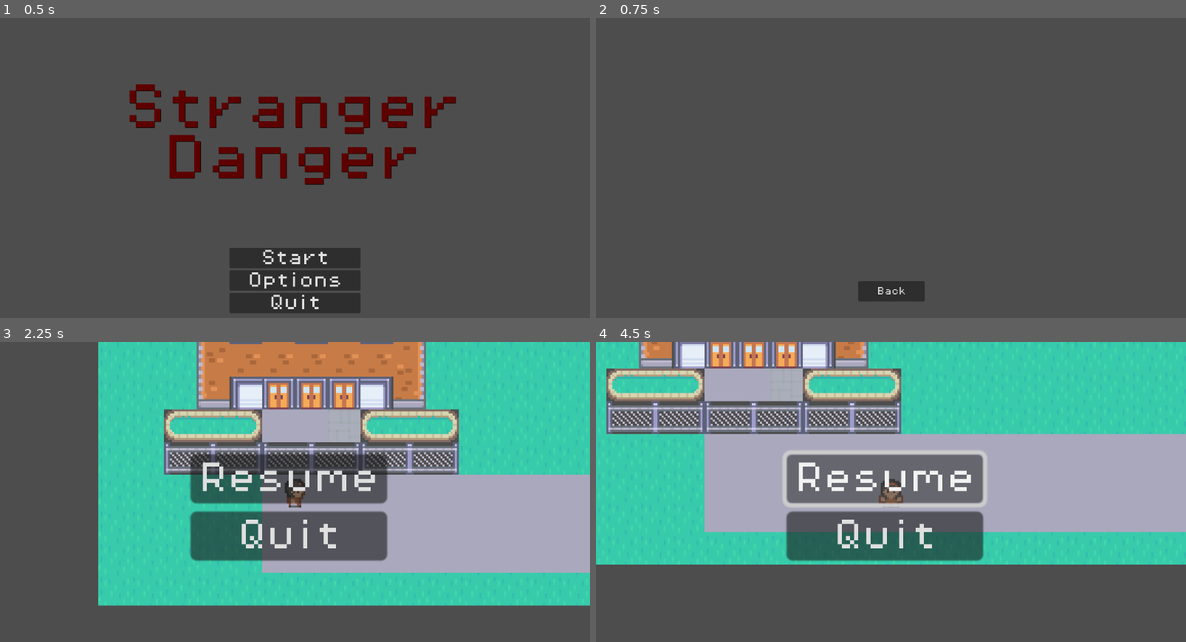
Above: before the commit, frames 1-4 (two rows, left to right).
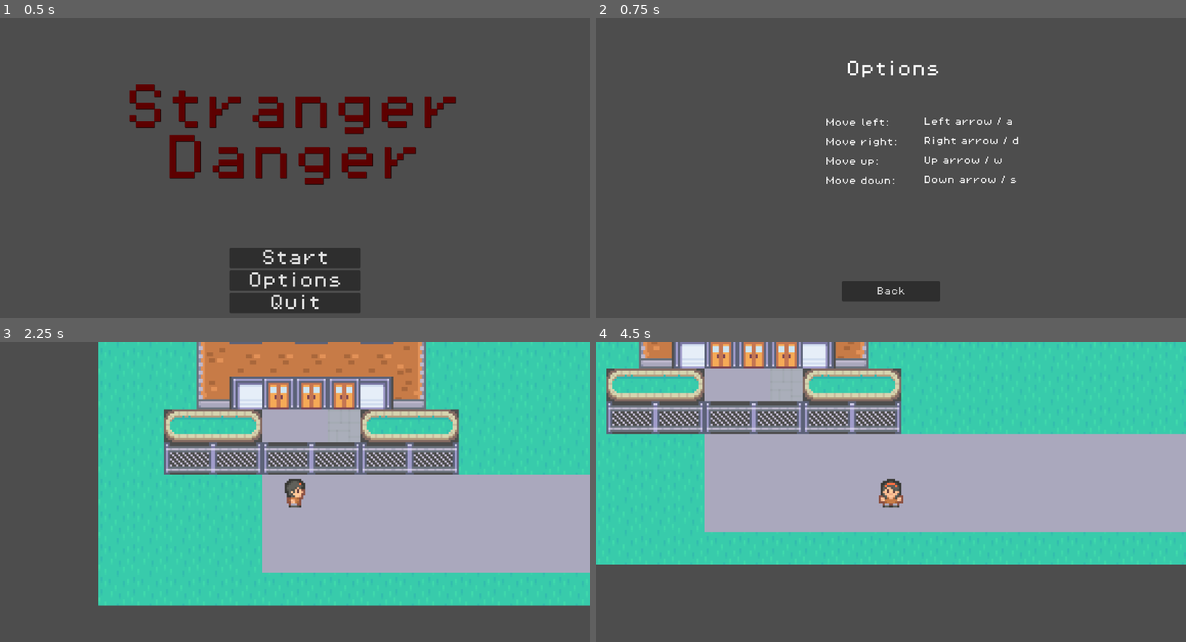
Above: after the commit, the same moments.

Repository: sapatel8/CitySafetyGame
Game: Godot game, scene res://scenes/control.tscn
The game is run twice, just before and just after one commit, with the same random seed, the same clock (stepped at 60 frames per second) and the same inputs.
Inputs (mouse positions are in pixels of both pictures, inside the frame that each line leads up to):
- Up to frame 1 (0.5 s): no input
- Up to frame 2 (0.75 s): click "Options" at 0.5 s
- Up to frame 3 (2.25 s): click "Back" at 1.25 s; click "Start" at 2 s
- Up to frame 4 (4.5 s): click (885, 480) at 2.75 s, where only the run before the commit has a clickable "Resume"; tap Enter at 3.5 s; hold D (walking_right) 3.53-4.28 s; hold S (walking_down) from 4.28 s (still down)

Frame 1 is identical in both runs. In frame 2, 1.4% of the frame differs, in the area x 39-72%, y 14-95%; in frame 3, 11%; in frame 4, 12%, in the area x 31-67%, y 36-73%.
Error before the commit: Invalid call. Nonexistent function 'pauseMenu' in base 'Node2D'. (res://scripts/pause_menu.gd:6)

Commit message:
Finished implementing pause menu

Diff:
--- a/city-safety-game/scenes/level1.tscn
+++ b/city-safety-game/scenes/level1.tscn
@@ -1208,7 +1208,7 @@
 [node name="Player" parent="." instance=ExtResource("3_dwgg1")]
 z_index = 5
 
-[node name="Camera2D" type="Camera2D" parent="Player"]
+[node name="Camera2D2" type="Camera2D" parent="Player"]
 zoom = Vector2(4, 4)
 
 [node name="Node" type="Node" parent="."]
--- a/city-safety-game/scenes/main.tscn
+++ b/city-safety-game/scenes/main.tscn
@@ -1,8 +1,9 @@
-[gd_scene load_steps=8 format=4 uid="uid://ni0o2s5hit8r"]
+[gd_scene load_steps=9 format=4 uid="uid://ni0o2s5hit8r"]
 
+[ext_resource type="Script" uid="uid://j1qu1etjqpuo" path="res://scripts/game_manager.gd" id="1_kry3j"]
 [ext_resource type="Texture2D" uid="uid://dfwbi1t108lr5" path="res://assets/City Layout/Tilemap/tilemap_packed.png" id="1_o5qli"]
 [ext_resource type="PackedScene" uid="uid://dogcyetcb3aeb" path="res://scenes/pause_menu.tscn" id="1_sugp2"]
-[ext_resource type="PackedScene" uid="uid://bkbqpay40pakx" path="res://scenes/player.tscn" id="2_0wfyh"]
+[ext_resource type="PackedScene" uid="uid://dtsn2o4ij2rnf" path="res://Scenes/player.tscn" id="2_0wfyh"]
 
 [sub_resource type="TileSetAtlasSource" id="TileSetAtlasSource_sugp2"]
 texture = ExtResource("1_o5qli")
@@ -1206,22 +1207,20 @@
 
 [node name="Main" type="Node2D"]
 
+[node name="Game Manager" type="Node" parent="."]
+script = ExtResource("1_kry3j")
+
 [node name="Player" parent="." instance=ExtResource("2_0wfyh")]
 z_index = 5
 
-[node name="Camera2D" type="Camera2D" parent="Player"]
+[node name="Camera2D2" type="Camera2D" parent="Player"]
 zoom = Vector2(4, 4)
 
-[node name="PauseMenu" parent="Player/Camera2D" instance=ExtResource("1_sugp2")]
-z_index = 4
-anchors_preset = 8
-anchor_left = 0.5
-anchor_top = 0.5
-anchor_right = 0.5
-anchor_bottom = 0.5
-offset_left = -51.0
+[node name="PauseMenu" parent="Player/Camera2D2" instance=ExtResource("1_sugp2")]
+visible = false
+offset_left = -59.0
 offset_top = -26.0
-offset_right = -51.0
+offset_right = -59.0
 offset_bottom = -26.0
 
 [node name="Node" type="Node" parent="."]
--- a/city-safety-game/scenes/options_screen.tscn
+++ b/city-safety-game/scenes/options_screen.tscn
@@ -20,9 +20,9 @@
 anchor_top = 0.795
 anchor_right = 0.557
 anchor_bottom = 1.0
-offset_left = 0.511963
+offset_left = -31.488
 offset_top = -0.160034
-offset_right = 0.335938
+offset_right = 30.336
 offset_bottom = -93.0
 grow_horizontal = 2
 grow_vertical = 0
@@ -35,4 +35,62 @@
 theme_override_font_sizes/font_size = 16
 text = "Back"
 
+[node name="OptionsTitle" type="Label" parent="."]
+layout_mode = 1
+anchors_preset = 5
+anchor_left = 0.5
+anchor_right = 0.5
+offset_left = -88.0
+offset_top = 84.0
+offset_right = 96.0
+offset_bottom = 116.0
+grow_horizontal = 2
+theme_override_fonts/font = ExtResource("1_ffprp")
+theme_override_font_sizes/font_size = 32
+text = "Options"
+
+[node name="ControlsText" type="Label" parent="."]
+layout_mode = 1
+anchors_preset = -1
+anchor_left = 0.389
+anchor_top = 0.233
+anchor_right = 0.519
+anchor_bottom = 0.506
+offset_left = -0.128021
+offset_top = 46.016
+offset_right = 0.111938
+offset_bottom = -0.888031
+grow_horizontal = 2
+grow_vertical = 2
+theme_override_fonts/font = ExtResource("1_ffprp")
+theme_override_font_sizes/font_size = 16
+text = "Move left:
+
+Move right:
+
+Move up:
+
+Move down: "
+
+[node name="Label" type="Label" parent="."]
+layout_mode = 1
+anchors_preset = -1
+anchor_left = 0.556
+anchor_top = 0.296
+anchor_right = 0.717
+anchor_bottom = 0.5
+offset_left = -0.512085
+offset_top = 3.192
+offset_right = 0.0159912
+offset_bottom = 7.0
+theme_override_fonts/font = ExtResource("1_ffprp")
+theme_override_font_sizes/font_size = 16
+text = "Left arrow / a
+
+Right arrow / d
+
+Up arrow / w
+
+Down arrow / s"
+
 [connection signal="pressed" from="VBoxContainer/BackButton" to="." method="_on_back_button_pressed"]
--- /dev/null
+++ b/city-safety-game/scenes/pause_menu.gdshader
@@ -0,0 +1,18 @@
+shader_type canvas_item;
+
+uniform sampler2D screen_texture : hint_screen_texture, filter_linear_mipmap;
+uniform float amount: hint_range(0.0, 5.0);
+
+void vertex() {
+	// Called for every vertex the material is visible on.
+}
+
+void fragment() {
+	vec4 color = textureLod(screen_texture, SCREEN_UV, amount);
+	COLOR = color;
+}
+
+//void light() {
+//	// Called for every pixel for every light affecting the CanvasItem.
+//	// Uncomment to replace the default light processing function with this one.
+//}
--- a/city-safety-game/scenes/pause_menu.tscn
+++ b/city-safety-game/scenes/pause_menu.tscn
@@ -1,7 +1,12 @@
-[gd_scene load_steps=3 format=3 uid="uid://dogcyetcb3aeb"]
+[gd_scene load_steps=5 format=3 uid="uid://dogcyetcb3aeb"]
 
 [ext_resource type="Script" uid="uid://cr1bwrglgsbhh" path="res://scripts/pause_menu.gd" id="1_myx47"]
 [ext_resource type="FontFile" uid="uid://doecikw21csos" path="res://assets/fonts/PixelOperator8.ttf" id="1_n87rw"]
+[ext_resource type="Shader" uid="uid://cx6wrnmmoro6x" path="res://scenes/pause_menu.gdshader" id="2_kukqi"]
+
+[sub_resource type="ShaderMaterial" id="ShaderMaterial_5d2l8"]
+shader = ExtResource("2_kukqi")
+shader_parameter/amount = 3.0
 
 [node name="PauseMenu" type="Control"]
 layout_mode = 3
@@ -12,10 +17,18 @@
 grow_vertical = 2
 script = ExtResource("1_myx47")
 
+[node name="ColorRect" type="ColorRect" parent="."]
+material = SubResource("ShaderMaterial_5d2l8")
+layout_mode = 0
+offset_left = -456.0
+offset_top = -256.0
+offset_right = 576.0
+offset_bottom = 320.0
+
 [node name="MarginContainer" type="MarginContainer" parent="."]
 layout_mode = 0
-offset_right = 40.0
-offset_bottom = 40.0
+offset_right = 128.0
+offset_bottom = 52.0
 
 [node name="VBoxContainer" type="VBoxContainer" parent="MarginContainer"]
 layout_mode = 2
--- a/city-safety-game/scripts/game_manager.gd
+++ b/city-safety-game/scripts/game_manager.gd
@@ -5,6 +5,7 @@
 @onready var score_label: Label = %scoreLabel
 @onready var alert: Label = %Alert
 @onready var camera_2d: Camera2D = $Player/Camera2D
+@onready var pause_menu: Control = $"../Player/Camera2D2/PauseMenu"
 
 var paused = false
 
--- a/city-safety-game/scripts/pause_menu.gd
+++ b/city-safety-game/scripts/pause_menu.gd
@@ -1,6 +1,6 @@
 extends Control
 
-@onready var gameManager = $"../../../"
+@onready var gameManager: Node = $"../../../Game Manager"
 
 func _on_resume_pressed() -> void:
 	gameManager.pauseMenu()
Not shown: 1 places in city-safety-game/scenes/level1.tscn that only renumber resources
Not shown, added: city-safety-game/scenes/pause_menu.gdshader.uid
